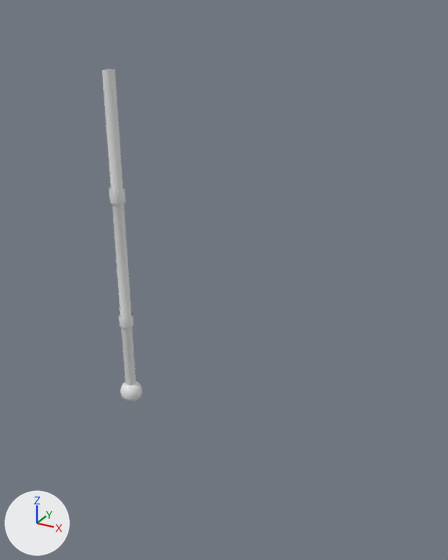
An edit to the Blender file WalkerModel.blend, drawn before and after from the same camera.
Rendered twice from a 50 mm camera at (4.75, -9.37, 5.13) aimed at (-0.34, -0.11, 0.5). The lights are fixed; the arrows at lower left show +X, +Y and +Z.

In view in the first picture: 'WalkerBody'.
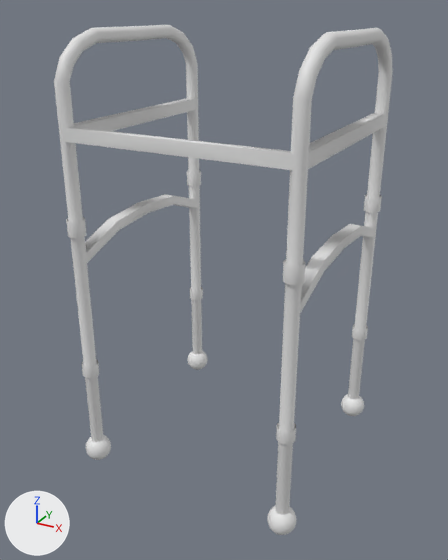
What differs and where, as boxes [x1, y1, x2, y2] in the pictures (448 x 560 px; the box of a moved part takes in the faces that stretch with it):
'WalkerBody', reshaped, moved (729% wider, 53% taller)
    before: [102, 69, 142, 402]
    after: [54, 25, 393, 535]
part 1 of me_cylinder, moved or reshaped
    before: [120, 381, 142, 402]
    after: [267, 505, 296, 535]
part 2 of me_cylinder, added
    after: [341, 394, 364, 416]
part 3 of me_cylinder, added
    after: [86, 435, 111, 460]
part 4 of me_cylinder, added
    after: [188, 351, 208, 370]
part 5 of me_cylinder, added
    after: [54, 25, 393, 515]
part 6 of me_cylinder, deleted
    before: [102, 69, 136, 386]

The edits, one by one:
me_cylinder is used by ob_walkerbody; location (-2.78, 0.0, -1.62); scale (0.118, 0.118, 1.0).
me_cylinder had 603 vertices, 624 faces and spanned x -2.09..2.09, y -2.09..2.09, z -1.41..5.72.
me_cylinder now has 3322 vertices, 3504 faces and spans x -20.47..17.08, y -18.02..18.23, z -2.8..5.07.
me_cylinder part 1: the loose piece of 362 vertices spanning x -2.09..2.09, y -2.09..2.09, z -1.41..-0.91 is moved by (14.99, -15.93, -1.39).
me_cylinder part 2: a new loose piece, a UV sphere (24 segments, 16 rings, poles along z) spanning x 12.9..17.08, y 14.05..18.23, z -2.8..-2.3.
me_cylinder part 3: a new loose piece, a UV sphere (24 segments, 16 rings, poles along z) spanning x -20.47..-16.3, y -18.02..-13.84, z -2.8..-2.3.
me_cylinder part 4: a new loose piece, a UV sphere (24 segments, 16 rings, poles along z) spanning x -20.47..-16.3, y 14.05..18.23, z -2.8..-2.3.
me_cylinder part 5: a new loose piece of 1874 vertices spanning x -19.69..16.29, y -17.23..17.44, z -2.39..5.07.
me_cylinder part 6: the loose piece of 241 vertices spanning x -1.3..1.3, y -1.3..1.3, z -1.0..5.72 is deleted.
Object 'WalkerBody' (ob_walkerbody) moves from (-2.78, 0.0, -1.62) to (-0.01, -0.01, -0.23).
